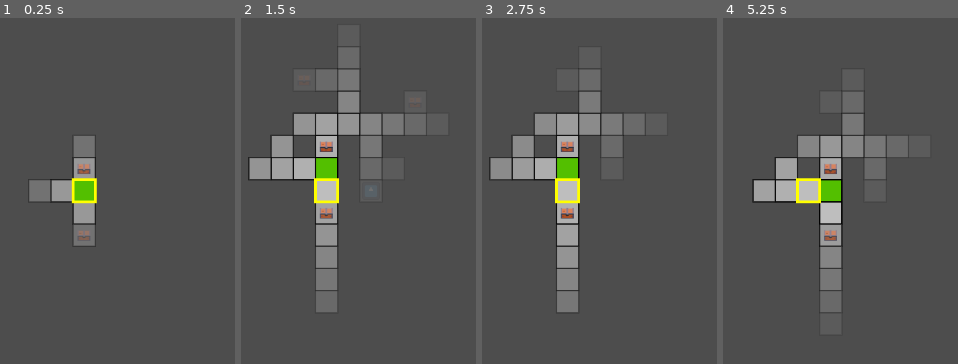
Above: before the commit, frames 1-4 (left to right).
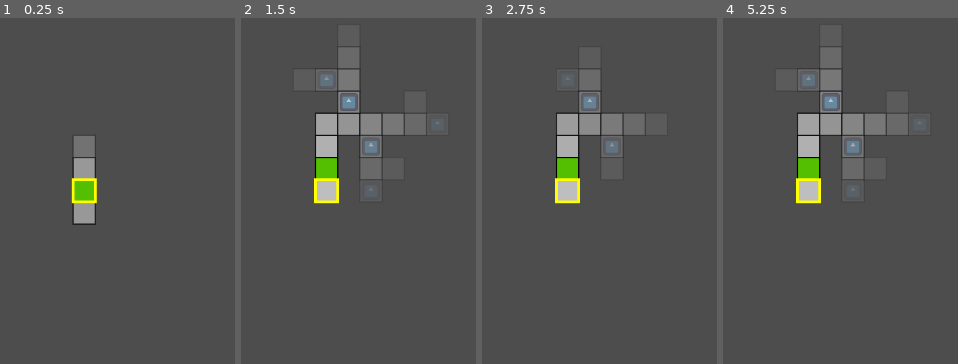
Above: after the commit, the same moments.

Repository: jhaakma/maze_game
Game: Godot game, scene res://Main.tscn
Two runs of this game, one before a commit and one after it. Both use one fixed random seed, a clock stepped at 60 frames per second and the inputs below. The engine's default icon, where the game draws it, is replaced by a stand-in: a white triangle on a blue panel in a dark square.
Inputs:
- Up to frame 1 (0.25 s): no input
- Up to frame 2 (1.5 s): tap Enter (ui_accept) at 0.5, 0.77, 1.25 s; hold D (move_right) 0.53-1.28 s; hold S (move_down) from 1.28 s (still down)
- Up to frame 3 (2.75 s): tap Enter (ui_accept) at 1.52, 2 s; release S (move_down) at 2.03 s; hold D (move_right) from 2.03 s (still down)
- Up to frame 4 (5.25 s): tap Enter (ui_accept) at 2.75, 3.02, 3.5, 3.77, 4.25, 4.52 s; release D (move_right) at 2.78 s; hold W (move_up) 2.78-3.53 s; hold A (move_left) 3.53-5.03 s; hold S (move_down) from 5.03 s (still down)

The runs differ from the first frame. In frame 1, 1.7% of the frame differs, in the area x 11-41%, y 42-67%; in frame 2, 6.7%; in frame 3, 6.5%; in frame 4, 14%, in the area x 12-87%, y 8-85%.

Commit message:
Minor changes

Diff:
--- a/Enemies/Slime/slime_enemy.tres
+++ b/Enemies/Slime/slime_enemy.tres
@@ -7,4 +7,4 @@
 script = ExtResource("1")
 name = "Slime"
 icon = ExtResource("2")
-spawn_chance = 0.1
+spawn_chance = 0.2
--- a/Items/Chest/chest_item.tres
+++ b/Items/Chest/chest_item.tres
@@ -1,9 +1,10 @@
-[gd_resource type="Resource" script_class="Item" load_steps=3 format=3]
+[gd_resource type="Resource" script_class="Item" load_steps=3 format=3 uid="uid://bjsfhy6sv4ntn"]
 
 [ext_resource type="Script" path="res://Entities/Item.gd" id="1"]
-[ext_resource type="Texture2D" path="res://Icons/Chest.png" id="2"]
+[ext_resource type="Texture2D" uid="uid://u2ck2f6momit" path="res://Icons/Chest.png" id="2"]
+
 [resource]
 script = ExtResource("1")
 name = "Chest"
 icon = ExtResource("2")
-spawn_chance = 0.1
+spawn_chance = 0.075
--- a/Main.tscn
+++ b/Main.tscn
@@ -25,7 +25,7 @@
 
 [node name="MazeGenerator" parent="." instance=ExtResource("3_cm0pq")]
 position = Vector2(1, 2)
-room_count = 100
+room_count = 40
 branch_chance = 0.1
 max_walkers = 3
 bounds_min = Vector2i(-10, -8)
--- a/MazeGenerator/maze_generator.gd
+++ b/MazeGenerator/maze_generator.gd
@@ -2,10 +2,9 @@
 
 class_name MazeGenerator
 
-const Item = preload("res://Entities/Item.gd")
-const Enemy = preload("res://Entities/Enemy.gd")
+enum RoomType { START, EXIT, ITEM, COMBAT, EVENT, EMPTY }
 
-enum RoomType { START, EXIT, ITEM, COMBAT, EVENT, EMPTY }
+signal maze_generated(maze_data: MazeData)
 
 @onready var room_enter: Room = preload("res://Rooms/room_enter.tres")
 @onready var room_exit: Room = preload("res://Rooms/room_exit.tres")
@@ -108,6 +107,7 @@
     var furthest_pos = find_furthest_room(start_pos)
     # Assign special room types in a separate pass
     assign_room_types(start_pos, furthest_pos)
+    maze_generated.emit(maze_data)
 
 
 func find_furthest_room(start_pos: Vector2i) -> Vector2i:
--- a/MazeGenerator/maze_visualiser.gd
+++ b/MazeGenerator/maze_visualiser.gd
@@ -84,6 +84,7 @@
     var color = room.color
     return color
 
+
 # Call this function (from an EditorPlugin or a custom UI button) to regenerate the maze.
 func regenerate() -> void:
     if controller:
--- a/main.gd
+++ b/main.gd
@@ -19,6 +19,7 @@
     # No longer create a single matchstick here
     player.memory_updated.connect(_on_illumination_changed)
     player.position_changed.connect(_on_player_position_changed)
+    generator.maze_generated.connect(visualiser.queue_redraw)
     if generator == null:
         push_error("MazeGame: No MazeGenerator assigned.")
     else:
Binary file added: Assets/32rogues/32rogues-palette.png
Not shown, added: Assets/32rogues/32rogues-palette.png.import
Not shown, added: Assets/32rogues/LICENSE.txt
Binary file added: Assets/32rogues/animals.png
Not shown, added: Assets/32rogues/animals.png.import
Not shown, added: Assets/32rogues/animals.txt
Binary file added: Assets/32rogues/animated-tiles.png
Not shown, added: Assets/32rogues/animated-tiles.png.import
Not shown, added: Assets/32rogues/animated-tiles.txt
Binary file added: Assets/32rogues/autotiles.png
Not shown, added: Assets/32rogues/autotiles.png.import
Not shown, added: Assets/32rogues/autotiles.txt
(and 15 more such lines)
